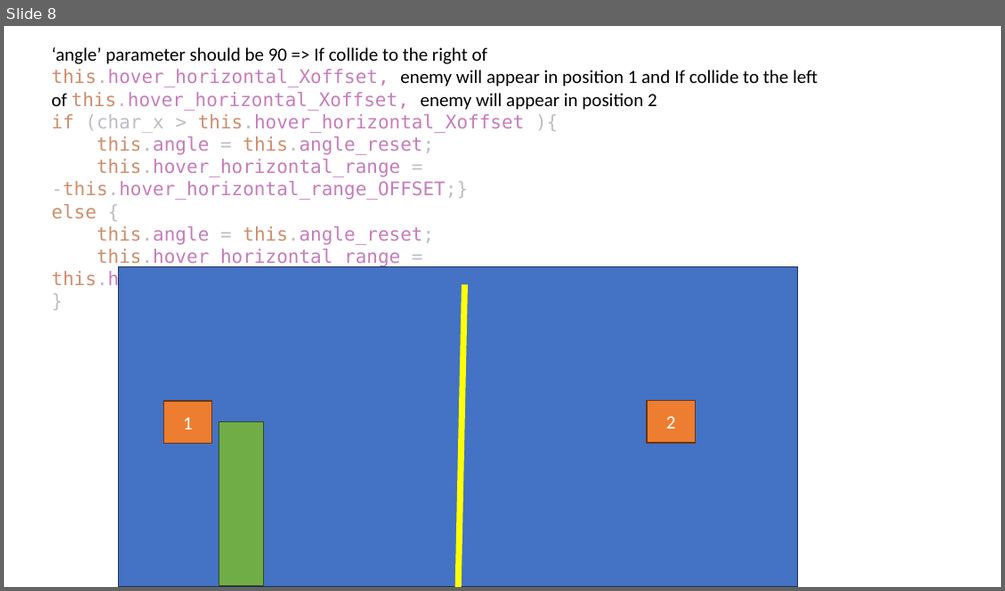
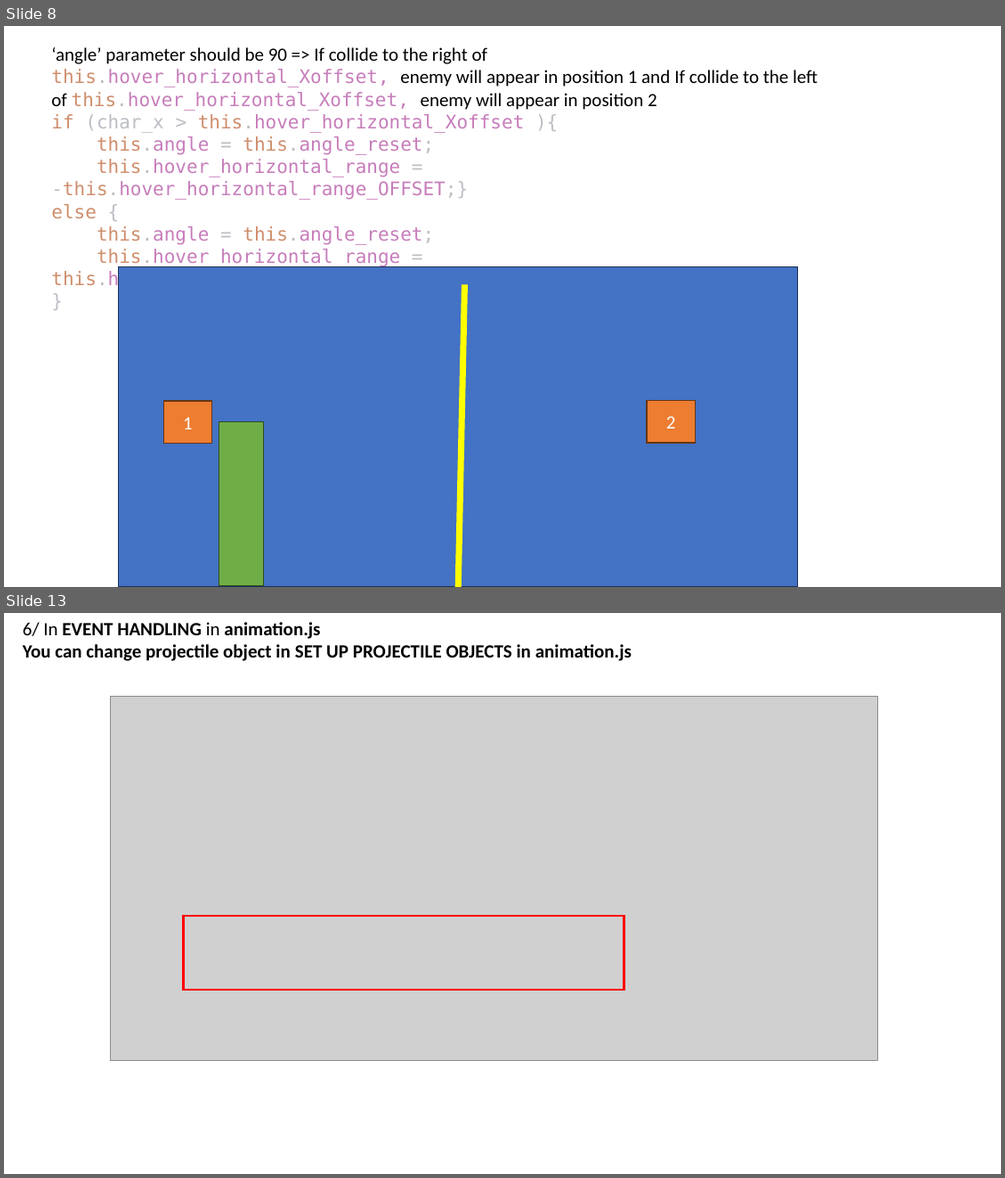
Before and after one commit to ChuHai7793/JAVASCRIPT_PROJECT, a slide deck: Document/GAME_DOC.pptx. Shown one above the other, each under a label of ours: slide 8 before the commit, slides 8 and 13 after it; the slides between them are not shown. The pictures are 1005x591 and 1005x1178 pixels, drawn with LibreOffice and Linux fonts; fonts in the diff are those of the drawing; grey boxes stand for pictures. Boxes give left, top, right and bottom in pixels: in the first picture for what was removed or moved away, otherwise in the second. Text is boxed around its words. In the diff, an @@ line names an element or a change of style, - is before the commit and + after.

```diff
--- a/Document/GAME_DOC.pptx
+++ b/Document/GAME_DOC.pptx
@@ slide 13 added at (4, 613, 1001, 1174), background #FFFFFF @@
@@ text added at (23, 622, 631, 661), 18 pt, text #000000, bold @@
+6/ In EVENT HANDLING in animation.js
+You can change projectile object in SET UP PROJECTILE OBJECTS in animation.js
@@ picture added at (110, 696, 877, 1061) @@
@@ rectangle added at (184, 916, 624, 989), outline #FF0000 2.25 pt @@
```
Also in this commit, not shown: 4 other slides added, 5 other files.
